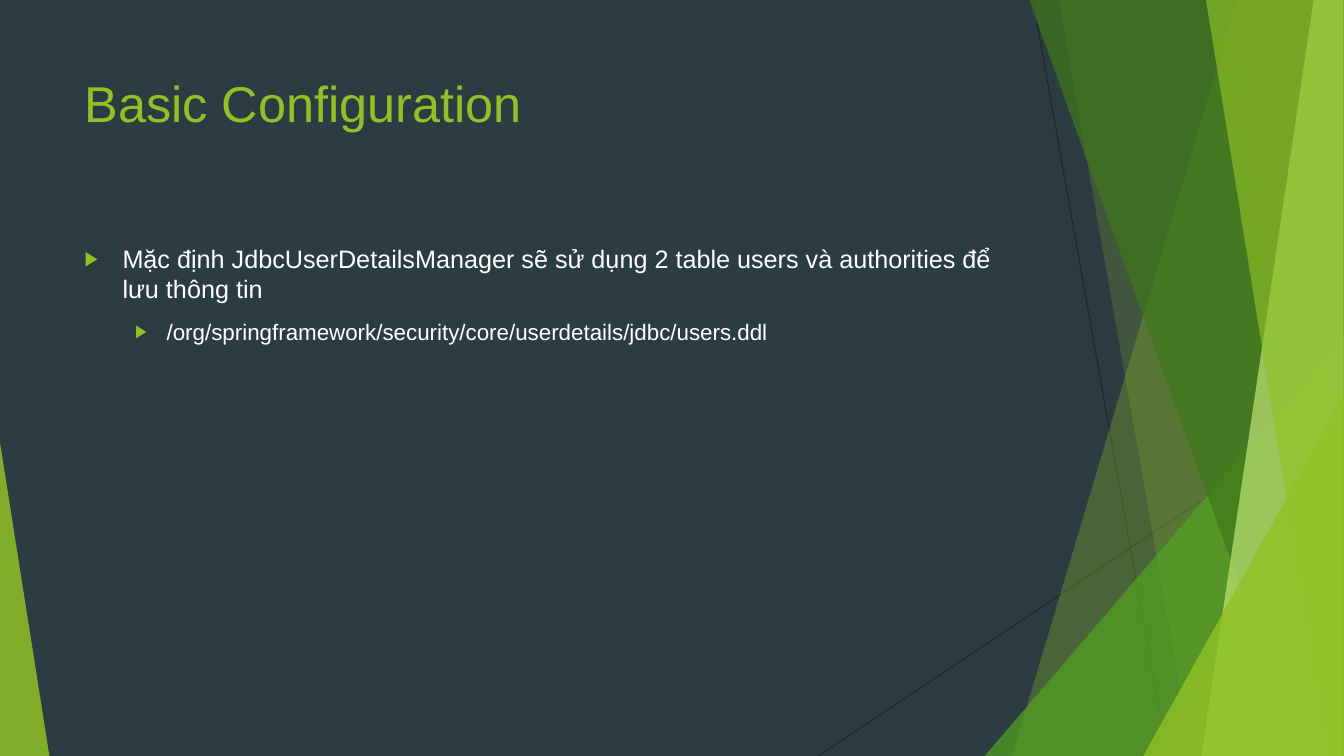
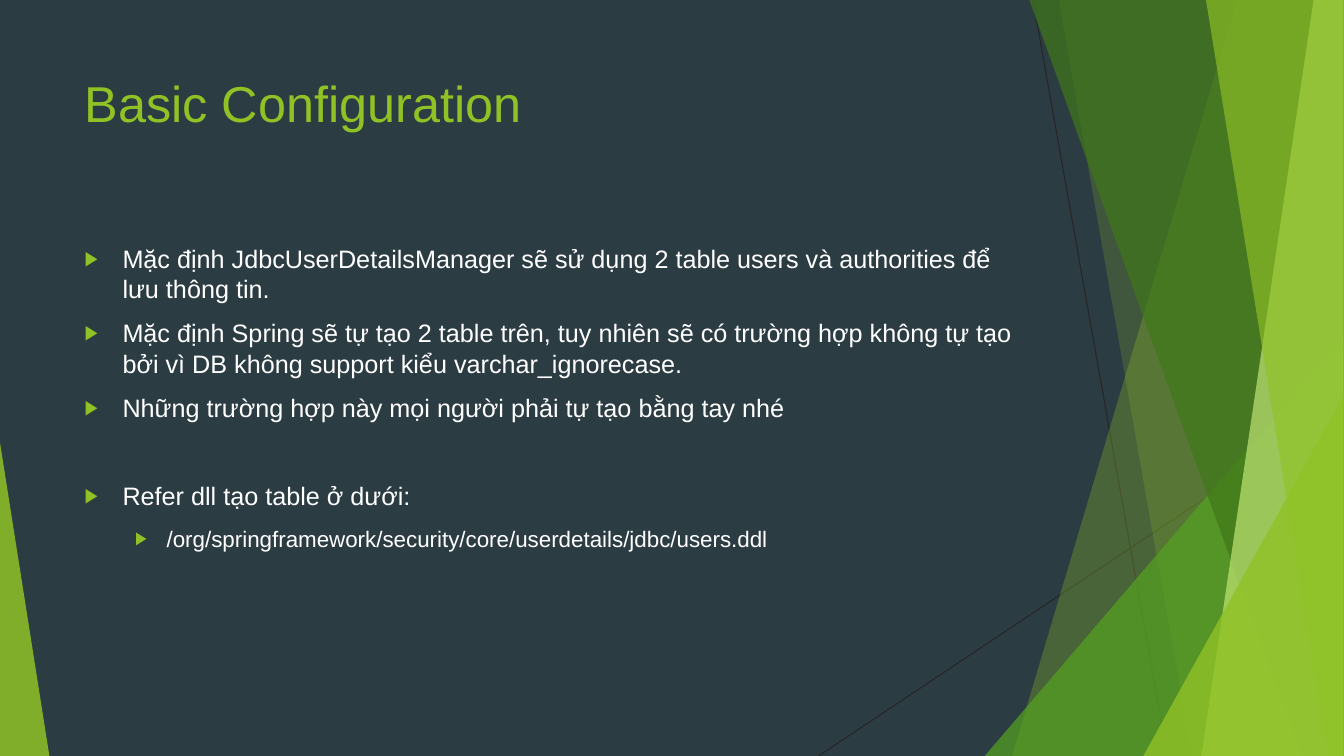
Before and after one commit to sobbingwind/SpringBoot, a slide deck: slide 5 of 10.Spring Security JDBC.pptx. Drawn at 1344x756 pixels with LibreOffice and Linux fonts; fonts in the diff are those of the drawing. Boxes give left, top, right and bottom in pixels: in the first picture for what was removed or moved away, otherwise in the second. Text is boxed around its words. In the diff, an @@ line names an element or a change of style, - is before the commit and + after.

```diff
--- a/10.Spring Security JDBC.pptx
+++ b/10.Spring Security JDBC.pptx
@@ text at (123,248,1011,509): text changed @@
-▶ Mặc định JdbcUserDetailsManager sẽ sử dụng 2 table users và authorities để lưu thông tin
+▶ Mặc định JdbcUserDetailsManager sẽ sử dụng 2 table users và authorities để lưu thông tin.
+▶ Mặc định Spring sẽ tự tạo 2 table trên, tuy nhiên sẽ có trường hợp không tự tạo bởi vì DB không support kiểu varchar_ignorecase.
+▶ Những trường hợp này mọi người phải tự tạo bằng tay nhé
+▶ Refer dll tạo table ở dưới:
```
Also in this commit, not shown: 1 other slide changed, 9 slides added, 1 slide removed, 1 other file.
